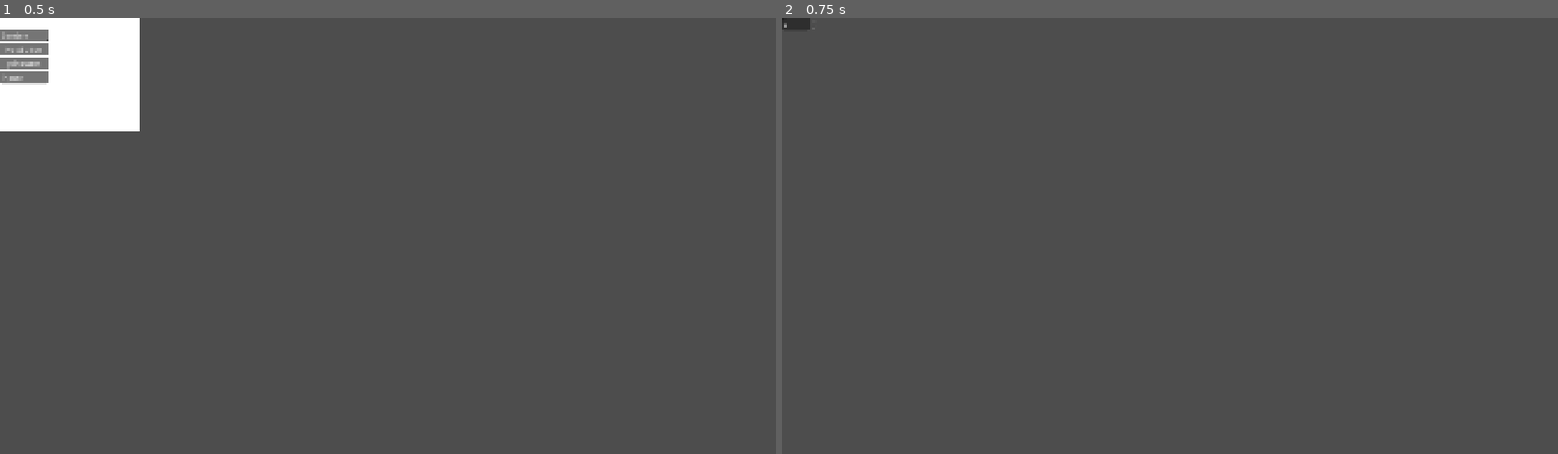
Above: before the commit, frames 1-2 (left to right).
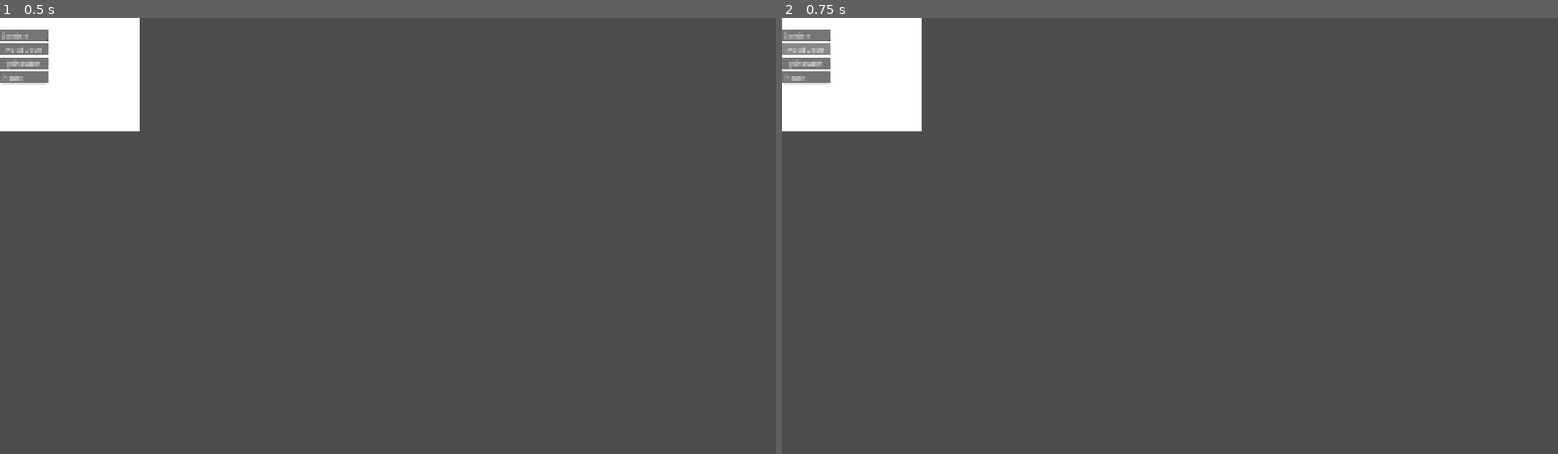
Above: after the commit, the same moments.

Repository: LeChenam/Mask
Game: Godot game, scene res://lobby.tscn
Same seed, same stepped clock (60 frames per second), same inputs: the game is played once before the commit and once after it.
Inputs:
- Up to frame 1 (0.5 s): no input
- Up to frame 2 (0.75 s): click "HostButton" at 0.5 s

Frame 1 is identical in both runs. In frame 2, 4.7% of the frame differs, in the area x 0-18%, y 0-26%.

Commit message:
potentielle multijoueur ajoute a revoir

Diff:
--- /dev/null
+++ b/mask/player.gd
@@ -0,0 +1,19 @@
+extends Node3D
+
+func _enter_tree():
+	# Cette fonction se lance AVANT le _ready
+	# On définit qui est le propriétaire de ce bonhomme
+	set_multiplayer_authority(name.to_int())
+
+func _ready() -> void:
+	# Si ce bonhomme est À MOI (Local Player)
+	if is_multiplayer_authority():
+		print("PLAYER: C'est mon personnage ! (ID: " + name + ")")
+		# Active la caméra ici si tu en as une
+		if has_node("Camera3D"):
+			$Camera3D.current = true
+	else:
+		print("PLAYER: C'est le personnage d'un autre. (ID: " + name + ")")
+		# Désactive la caméra des autres pour pas voir à travers leurs yeux
+		if has_node("Camera3D"):
+			$Camera3D.current = false
--- a/mask/player.tscn
+++ b/mask/player.tscn
@@ -1,4 +1,6 @@
 [gd_scene format=3 uid="uid://bxs7aak1prc1q"]
+
+[ext_resource type="Script" uid="uid://dd8vta5e4evmo" path="res://player.gd" id="1_4flbx"]
 
 [sub_resource type="CapsuleMesh" id="CapsuleMesh_sh265"]
 
@@ -7,6 +9,7 @@
 [sub_resource type="SceneReplicationConfig" id="SceneReplicationConfig_sh265"]
 
 [node name="Player" type="Node3D" unique_id=1196476844]
+script = ExtResource("1_4flbx")
 
 [node name="MeshInstance3D" type="MeshInstance3D" parent="." unique_id=2065440034]
 mesh = SubResource("CapsuleMesh_sh265")
--- a/mask/project.godot
+++ b/mask/project.godot
@@ -15,10 +15,6 @@
 config/features=PackedStringArray("4.6", "Forward Plus")
 config/icon="res://icon.svg"
 
-[autoload]
-
-World="*uid://dcg0aprrlldl0"
-
 [display]
 
 window/size/viewport_width=1920
--- a/mask/scripts/lobby.gd
+++ b/mask/scripts/lobby.gd
@@ -1,11 +1,33 @@
 extends Control
 
-
-
+const PORT = 42069
+const ADDRESS = "127.0.0.1"
 
 func _on_host_button_pressed() -> void:
-	World.start_server()
+	# 1. On crée le serveur DIRECTEMENT ici
+	var peer = ENetMultiplayerPeer.new()
+	var error = peer.create_server(PORT)
+
+	if error != OK:
+		print("Erreur création serveur: " + str(error))
+		return
+
+	multiplayer.multiplayer_peer = peer
+	print("Serveur lancé ! Chargement du monde...")
+
+	# 2. Maintenant on charge la VRAIE scène World qui contient les noeuds
 	get_tree().change_scene_to_file("res://world.tscn")
 
 func _on_join_button_pressed() -> void:
-	World.start_client()
+	# 1. On crée le client DIRECTEMENT ici
+	var peer = ENetMultiplayerPeer.new()
+	var error = peer.create_client(ADDRESS, PORT)
+
+	if error != OK:
+		print("Erreur connexion client")
+		return
+
+	multiplayer.multiplayer_peer = peer
+	print("Connexion en cours...")
+
+	get_tree().change_scene_to_file("res://world.tscn")
--- a/mask/scripts/world.gd
+++ b/mask/scripts/world.gd
@@ -1,34 +1,44 @@
 extends Node
 
-const IP_ADRESS: String = "localhost"
-const PORT: int =42069
+# Assure-toi que tu as bien un noeud appelé "PlayerContainer" dans ta scène World
+# Assure-toi que tu as bien un MultiplayerSpawner configuré sur "PlayerContainer"
 
-var peer: ENetMultiplayerPeer
+func _ready():
+	# C'est ICI qu'on branche les câbles
+	# On écoute si des gens se connectent ou se déconnectent
+	if multiplayer.is_server():
+		print("WORLD: Je suis le Serveur. J'écoute les connexions.")
+		multiplayer.peer_connected.connect(_on_player_connected)
+		multiplayer.peer_disconnected.connect(_on_player_disconnected)
 
-func start_server() -> void:
-	peer = ENetMultiplayerPeer.new()
-	peer.create_server(PORT)
-	multiplayer.multiplayer_peer = peer
-
-func start_client() -> void:
-	peer = ENetMultiplayerPeer.new()
-	peer.create_cleint(IP_ADRESS, PORT)
-	multiplayer.multiplayer_peer = peer
+		# CAS SPÉCIAL : Le signal 'peer_connected' ne se lance pas pour l'hôte lui-même
+		# Donc on doit se spawner manuellement
+		_on_player_connected(1)
+	else:
+		print("WORLD: Je suis un Client. J'attends que le spawner fasse son travail.")
 
 func _on_player_connected(peer_id):
-	if not multiplayer.is_server():
-		return
+	print("SERVEUR: Nouvelle connexion détectée ! ID: " + str(peer_id))
 
-	print("Le joueur " + str(peer_id) + " arrive. Je le spawn")
-
+	# 1. On charge le joueur
 	var player = preload("res://player.tscn").instantiate()
 
+	# 2. IMPORTANT : Le nom du noeud DOIT être l'ID pour que le réseau comprenne
 	player.name = str(peer_id)
 
+	# 3. On calcule la position
+	setup_player_position(player)
+
+	# 4. On l'ajoute au conteneur. Le MultiplayerSpawner va voir ça et le copier chez les autres.
 	$PlayerContainer.add_child(player)
+	print("SERVEUR: Joueur " + str(peer_id) + " ajouté à la scène.")
+
+func _on_player_disconnected(peer_id):
+	print("SERVEUR: Le joueur " + str(peer_id) + " est parti.")
+	if $PlayerContainer.has_node(str(peer_id)):
+		$PlayerContainer.get_node(str(peer_id)).queue_free()
 
 func setup_player_position(player):
-	var player_count = $PlayerContainer.get_child_count()
-	player.position = Vector3(player_count * 2.0,0,0)
-
-	setup_player_position(player)
+	# Petite astuce pour pas qu'ils spawnent tous au même endroit
+	var index = $PlayerContainer.get_child_count()
+	player.position = Vector3(index * 2.0, 1.0, 0) # 1.0 en Y pour pas tomber dans le sol
--- a/mask/world.tscn
+++ b/mask/world.tscn
@@ -25,8 +25,6 @@
 
 [node name="Marker3D5" type="Marker3D" parent="SpawnPoint" unique_id=1282564919]
 
-[node name="PlayerContainer" type="Node" parent="." unique_id=183348286]
-
 [node name="CardContainer" type="Node3D" parent="." unique_id=1925936243]
 
 [node name="MultiplayerSpawner" type="MultiplayerSpawner" parent="." unique_id=852467706]
@@ -42,9 +40,15 @@
 offset_bottom = 40.0
 
 [node name="SpinBox" type="SpinBox" parent="CanvasLayer/Control" unique_id=120483987]
-layout_mode = 0
-offset_right = 86.5
-offset_bottom = 31.0
+layout_mode = 1
+anchors_preset = -1
+anchor_left = 5.6250005
+anchor_top = 2.9750001
+anchor_right = 5.6250005
+anchor_bottom = 2.9750001
+offset_left = -140.00002
+offset_right = -53.500015
+offset_bottom = 30.999992
 
 [node name="Button" type="Button" parent="CanvasLayer/Control" unique_id=2064428252]
 layout_mode = 0
@@ -52,6 +56,15 @@
 offset_bottom = 8.0
 
 [node name="Button2" type="Button" parent="CanvasLayer/Control" unique_id=1237672042]
-layout_mode = 0
-offset_right = 8.0
-offset_bottom = 8.0
+layout_mode = 1
+anchors_preset = -1
+anchor_right = 4.7250004
+offset_left = 34.0
+offset_top = 128.0
+offset_right = -147.00002
+offset_bottom = 136.0
+
+[node name="PlayerContainer" type="Node" parent="." unique_id=183348286]
+
+[node name="Camera3D" type="Camera3D" parent="." unique_id=1177677792]
+transform = Transform3D(0.98260957, 0.17824826, -0.052018747, -0.1726574, 0.98016953, 0.09724755, 0.06832141, -0.08657495, 0.9938999, -0.08839284, 1.1592804, 3.262509)
Not shown, added: mask/player.gd.uid
